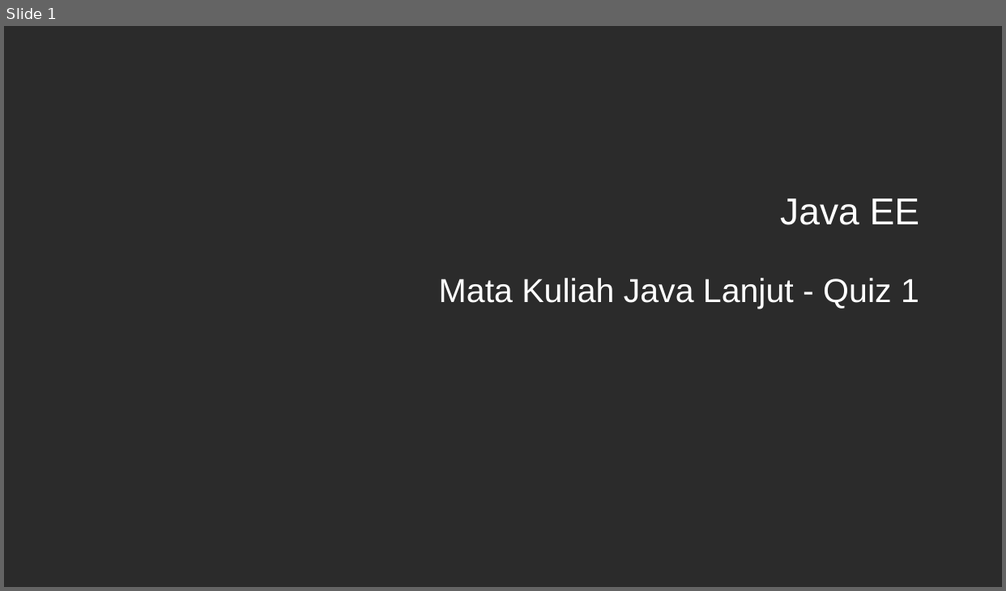
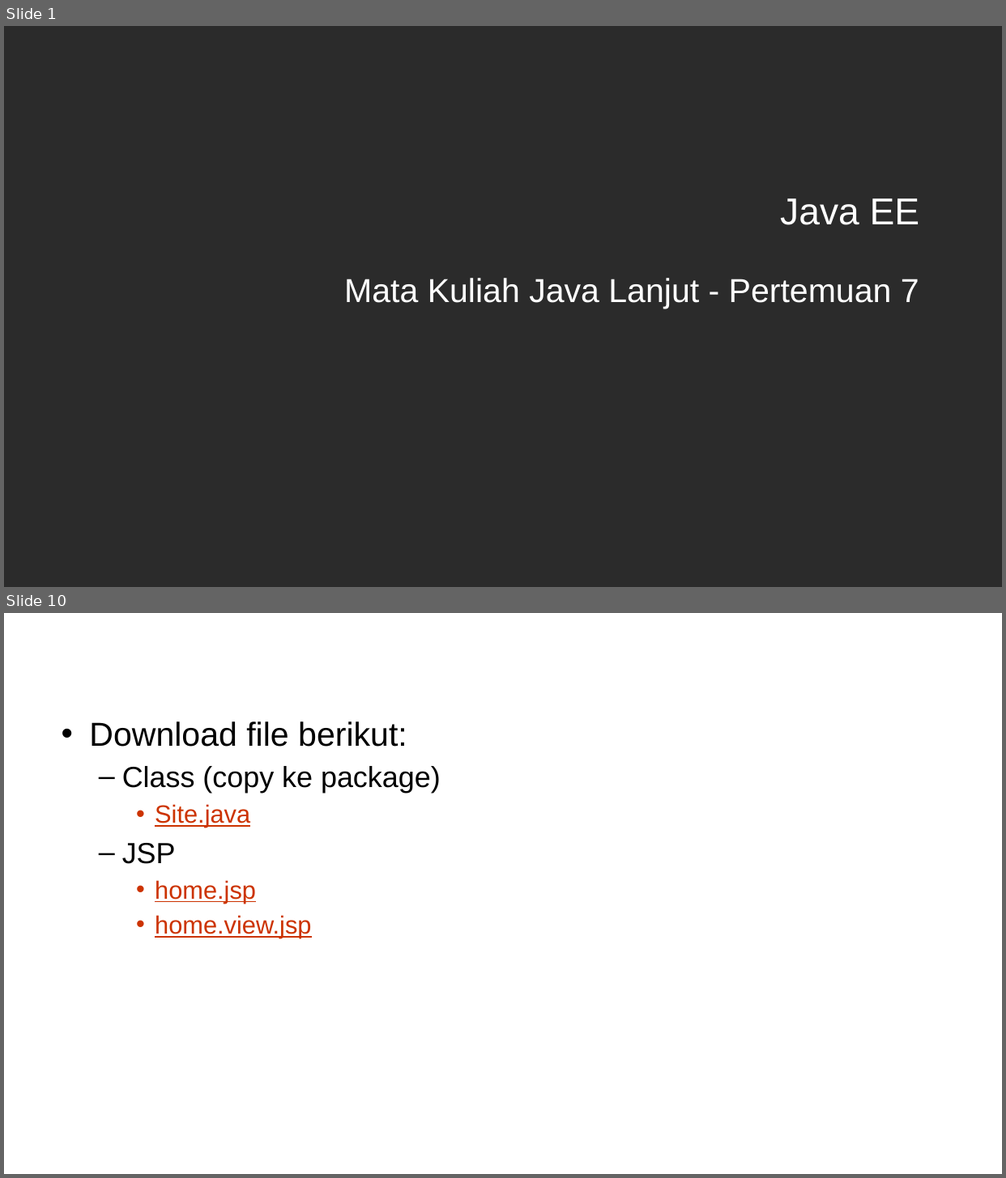
Before and after one commit to ruang-belajar/java-ee, a slide deck: docs/res/Java EE - Pertemuan 7.pptx. Shown one above the other, each under a label of ours: slide 1 before the commit, slides 1 and 10 after it; the slides between them are not shown. The pictures are 1006x591 and 1006x1178 pixels, drawn with LibreOffice and Linux fonts; fonts in the diff are those of the drawing; background and template pictures are left out; a plain dark background stands for a picture behind light text. Boxes give left, top, right and bottom in pixels: in the first picture for what was removed or moved away, otherwise in the second. Text is boxed around its words. In the diff, an @@ line names an element or a change of style, - is before the commit and + after.

```diff
--- a/docs/res/Java EE - Pertemuan 7.pptx
+++ b/docs/res/Java EE - Pertemuan 7.pptx
@@ slide 10 added at bbox=[4, 613, 1002, 1174], background picture (left out) @@
@@ title added at bbox=[54, 628, 953, 677], 36 pt, text #FFFFFF @@
+Struktur File
@@ text added at bbox=[89, 722, 441, 939], 24 pt, text #000000 @@
+• Download file berikut:
+  – Class (copy ke package)
+    • Site.java
+  – JSP
+    • home.jsp
+    • home.view.jsp
@@ slide 1 changed as well @@
@@ subtitle at bbox=[344, 278, 919, 309]: text changed @@
-Mata Kuliah Java Lanjut - Quiz 1
+Mata Kuliah Java Lanjut - Pertemuan 7
```
Also in this commit, not shown: 13 other slides added, 3 slides removed, 5 other files.
